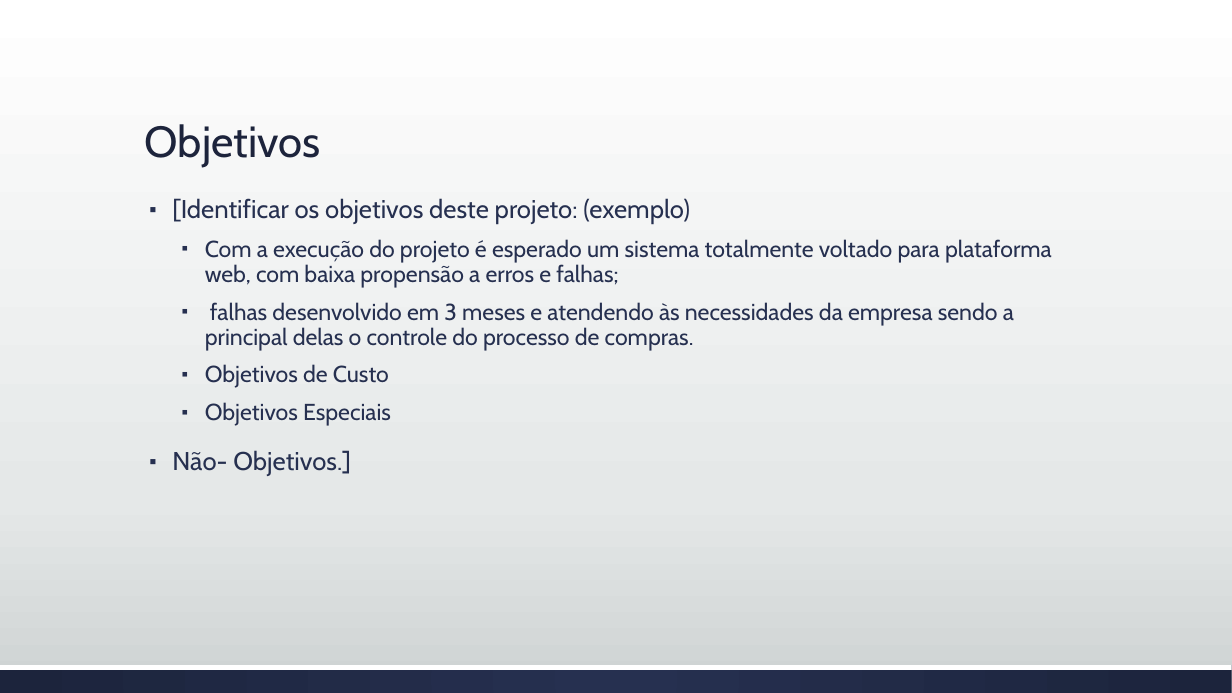
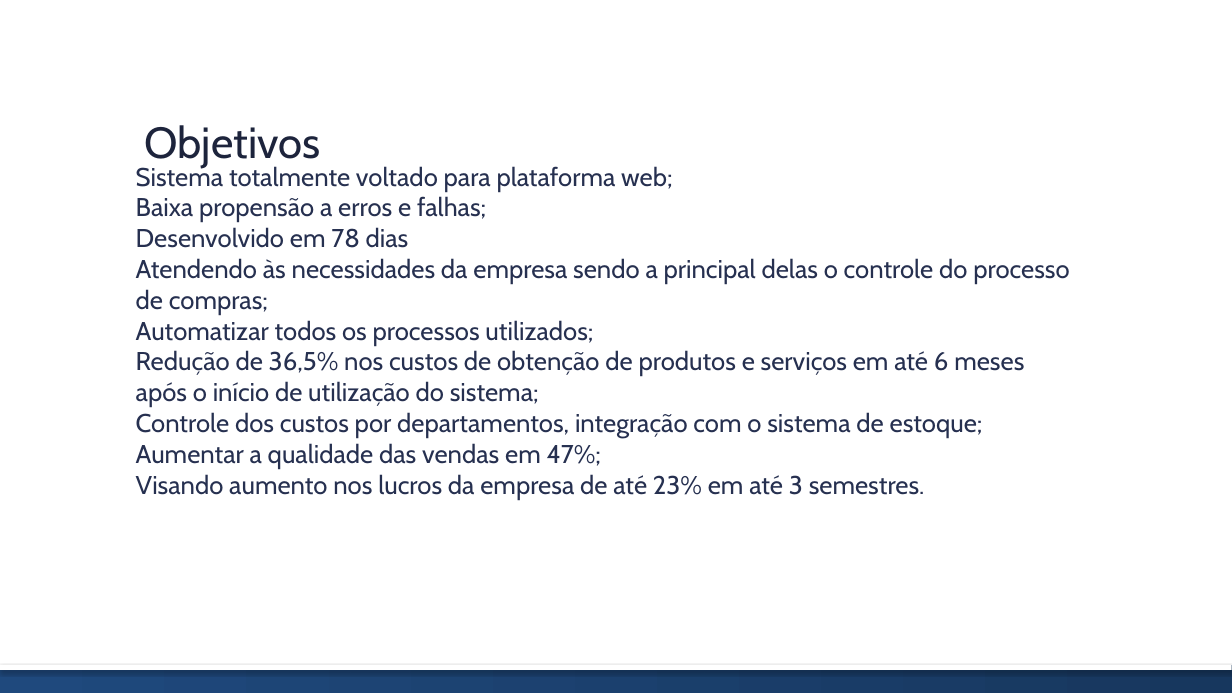
Before and after one commit to brunoedu/gestaoprojetos, a slide deck: slide 4 of Apresentação do projeto FINAL.pptx. Drawn at 1232x693 pixels with LibreOffice and Linux fonts; fonts in the diff are those of the drawing. Boxes give left, top, right and bottom in pixels: in the first picture for what was removed or moved away, otherwise in the second. Text is boxed around its words. In the diff, an @@ line names an element or a change of style, - is before the commit and + after.

```diff
--- a/Apresentação do projeto FINAL.pptx
+++ b/Apresentação do projeto FINAL.pptx
@@ background gradient #FFFFFF to #E5E8E8 to #CDD2D2 to #FFFFFF @@
@@ text "Objetivos" at <box>145,125,321,168</box>: line spacing 0.9 to 1 @@
@@ text added at <box>136,164,1069,499</box>, 20 pt, text #263050 @@
+Sistema totalmente voltado para plataforma web;
+Baixa propensão a erros e falhas;
+Desenvolvido em 78 dias
+Atendendo às necessidades da empresa sendo a principal delas o controle do processo de compras;
+Automatizar todos os processos utilizados;
+Redução de 36,5% nos custos de obtenção de produtos e serviços em até 6 meses após o início de utilização do sistema;
+Controle dos custos por departamentos, integração com o sistema de estoque;
+Aumentar a qualidade das vendas em 47%;
+Visando aumento nos lucros da empresa de até 23% em até 3 semestres.
@@ text removed at <box>172,198,1052,476</box> @@
-▪ [Identificar os objetivos deste projeto: (exemplo)
-  ▪ Com a execução do projeto é esperado um sistema totalmente voltado para plataforma web, com baixa propensão a erros e falhas;
-  ▪ falhas desenvolvido em 3 meses e atendendo às necessidades da empresa sendo a principal delas o controle do processo de compras.
-  ▪ Objetivos de Custo
-  ▪ Objetivos Especiais
-▪ Não- Objetivos.]
@@ rectangle at <box>0,665,1232,670</box>: shadow on @@
@@ rectangle at <box>0,665,1232,693</box>: fill gradient #263050 to #1D243C to gradient #1F497D to #17375E @@
```
Also in this commit, not shown: 14 other slides changed, 1 slide added, 1 slide removed.
